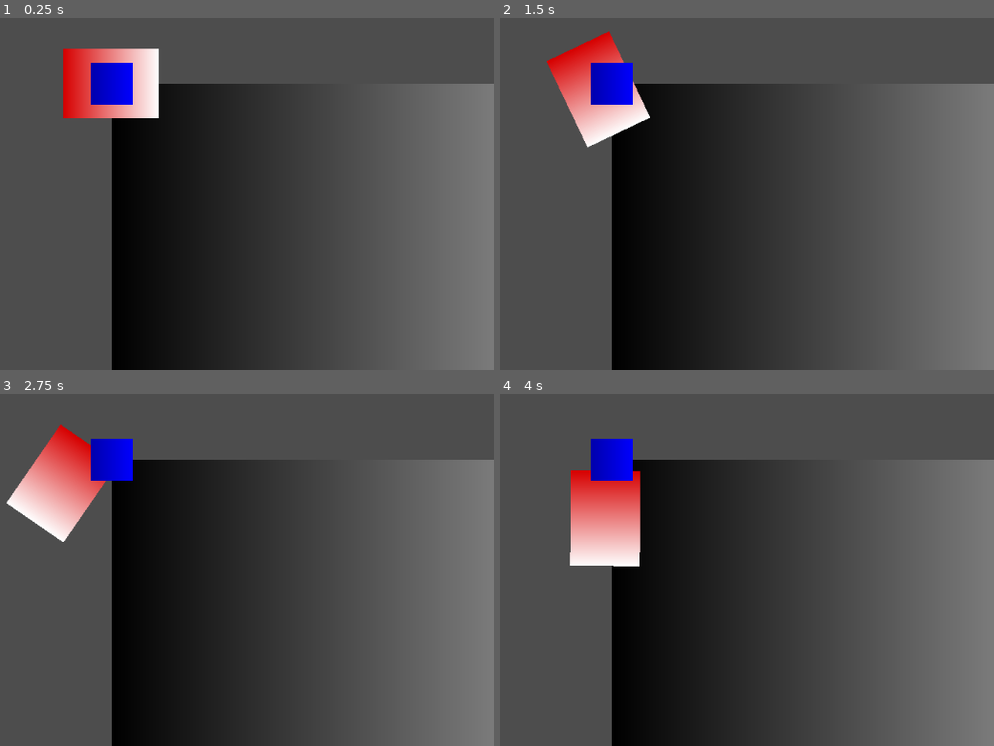
Above: before the commit, frames 1-4 (two rows, left to right).
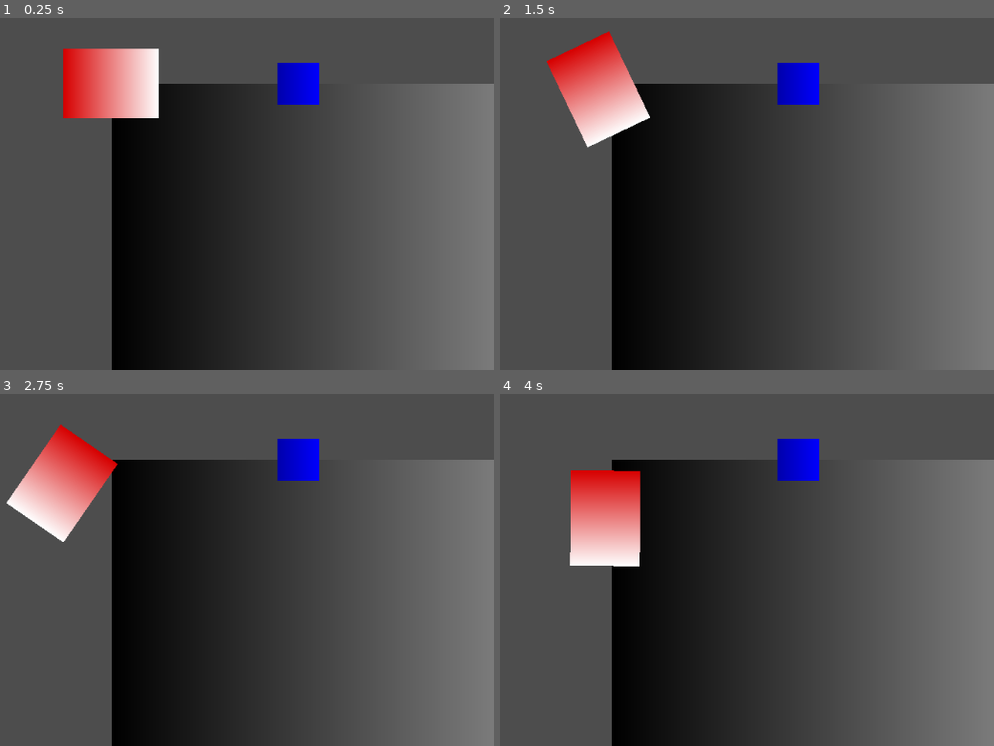
Above: after the commit, the same moments.

Repository: malceore/LD57
Game: Godot game, scene res://scenes/stealth_game/stealth_game.tscn
Same seed, same stepped clock (60 frames per second), same inputs: the game is played once before the commit and once after it. The project has no main scene, so this scene is started directly.
Inputs:
- Up to frame 1 (0.25 s): no input
- Up to frame 2 (1.5 s): tap Enter at 0.5 s; hold Right (right) 0.53-1.28 s; tap E (dive) at 0.6, 1.35 s; hold S (down) from 1.28 s (still down)
- Up to frame 3 (2.75 s): release S (down) at 2.03 s; hold Right (right) from 2.03 s (still down); tap E (dive) at 2.1 s
- Up to frame 4 (4 s): release Right (right) at 2.78 s; hold W (up) 2.78-3.53 s; tap E (dive) at 2.85, 3.6 s; hold Left (left) from 3.53 s (still down)

The runs differ from the first frame. In frame 1, 2.0% of the frame differs, in the area x 18-65%, y 12-25%; in frame 2, 2.0%; in frame 3, 2.0%; in frame 4, 2.0%.

Commit message:
can dive dive_spots

Diff:
--- a/scenes/stealth_game/ship.gd
+++ b/scenes/stealth_game/ship.gd
@@ -8,6 +8,9 @@
 func _process(delta):
 	var move_direction = Vector2.ZERO
 	var rotate_direction = 0.0
+
+	if Input.is_action_just_pressed("dive"):
+		attempt_dive()
 
 	if Input.is_action_pressed("up"):
 		move_direction += Vector2.UP
@@ -34,3 +37,8 @@
 		return
 	current_area = null
 	print(current_area)
+
+func attempt_dive():
+	if(current_area == null):
+		return
+	print("Diving!")
--- a/scenes/stealth_game/stealth_game.tscn
+++ b/scenes/stealth_game/stealth_game.tscn
@@ -40,3 +40,4 @@
 shape = SubResource("RectangleShape2D_7o2pb")
 
 [node name="dive_spot" parent="." instance=ExtResource("2_hikq7")]
+position = Vector2(250, 0)
